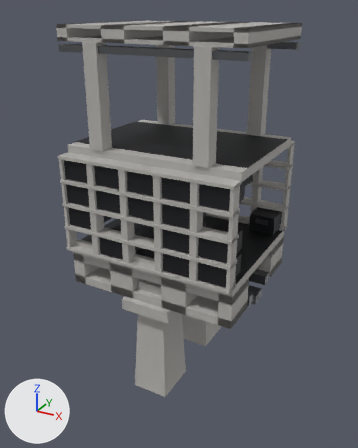
Before and after pictures for a commit that changed the FBX model Assets/_Project/04.Art/02.Models/Megastructure/SM_Mega_Bay_17.fbx.
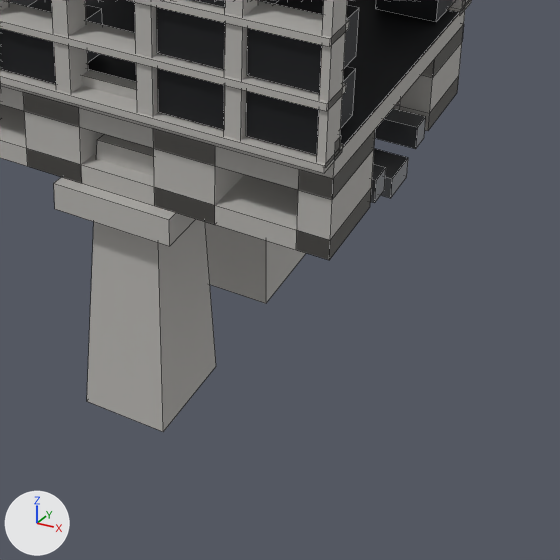
Old and new are each drawn whole from a 50 mm lens placed at (53.7, -99.4, 85.0), pointed at (-1.0, 0.1, 35.2) and again close up on the part from 28% to 90% of the width and 51% to 100% of the height. Every picture has the same lights, and +X, +Y and +Z are marked at lower left. The first two pictures are the older version. The close-ups show mesh edges as thin lines. Where no turn or scale is listed for an object, it has been applied to the vertices. Vertices at exactly the same position are counted once.

Names of what the first close-up shows: 'SM_Mega_Bay_17'.
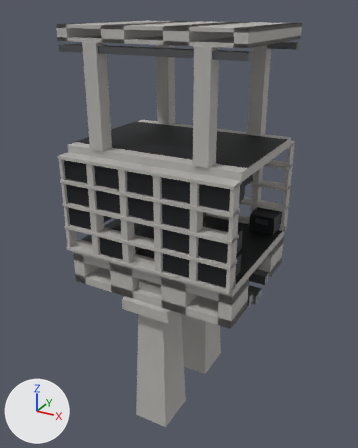
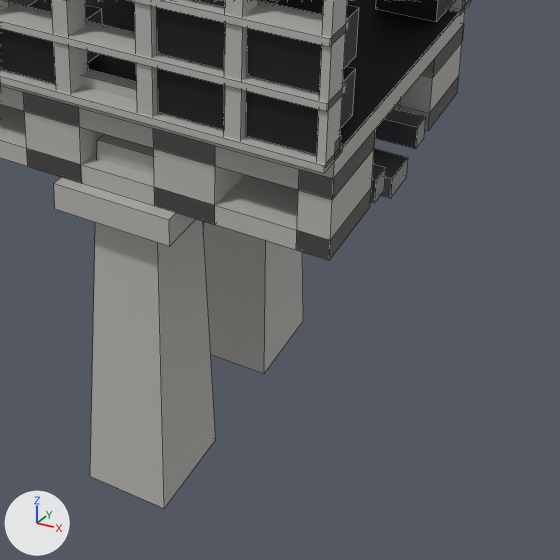
Diff of the bpy script that builds the scene:
```diff
--- a/Assets/_Project/04.Art/02.Models/Megastructure/SM_Mega_Bay_17.fbx.py
+++ b/Assets/_Project/04.Art/02.Models/Megastructure/SM_Mega_Bay_17.fbx.py
@@ me_sm_mega_bay_17 @@
 # used by ob_sm_mega_bay_17; location = (0.0, 0.0, 0.0)
 # before: 0 (-4.5, -17.0, -4.0) at pixel (86, 401), 1 (4.5, -17.0, -4.0) at pixel (163, 431), 2 (4.5, -6.0, -4.0) at pixel (216, 366), 3 (-4.5, -6.0, -4.0), 16 (-4.5, 6.0, -4.0)
 # before: 17 (4.5, 6.0, -4.0) at pixel (266, 303), 18 (4.5, 17.0, -4.0) at pixel (306, 253), 19 (-4.5, 17.0, -4.0)
-me_sm_mega_bay_17.from_pydata(...)  # 832 vertices, 648 faces; spans x -21.0..21.0, y -19.1..19.1, z -4.0..81.6
+me_sm_mega_bay_17.from_pydata(...)  # 832 vertices, 648 faces; spans x -21.0..21.0, y -19.1..19.1, z -14.0..81.6
+# me_sm_mega_bay_17 part 1
+for i in [*range(0, 4), *range(16, 20)]: me_sm_mega_bay_17.vertices[i].co += Vector((0.0, 0.0, -10.0))
 me_sm_mega_bay_17.materials.append(mat_m_mega_concrete)
```

Where the change shows, as pixel boxes [x1, y1, x2, y2] in the close-ups (560 x 560 px; the box of a moved part takes in the faces that stretch with it):
'SM_Mega_Bay_17', reshaped: before [0, 0, 471, 432]; after [0, 0, 471, 508]
part 1 of me_sm_mega_bay_17, moved or reshaped: before [87, 140, 306, 432]; after [90, 140, 303, 508]
